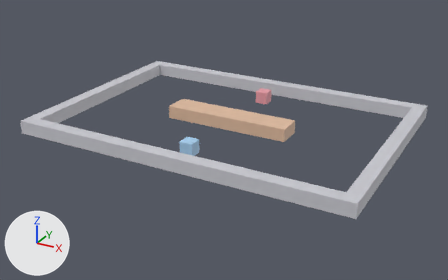
Renders of the Blender file examples/demo_nav2d/2D寻路示例.blend from each side of a commit.
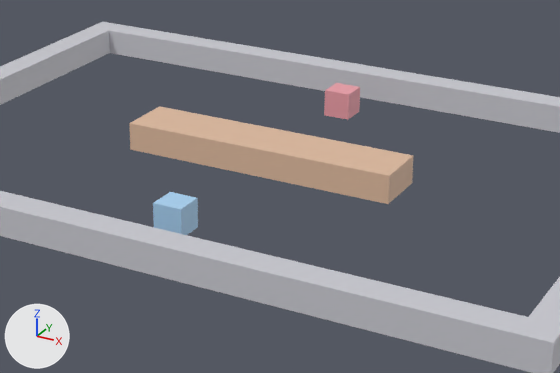
There are two pictures of each version: one whole from a 50 mm camera at (21.2, -39.5, 17.9) aimed at (-0.1, -0.8, -1.5), one close up on the part from 25% to 80% of the width and 18% to 78% of the height. Arrows for +X, +Y and +Z are at lower left; the lights stay in place. The older version's two pictures come first.

Names of what the first close-up shows: '中间障碍', '墙_上', '墙_下', '墙_右', '墙_左', '小玩家', '追踪者'.
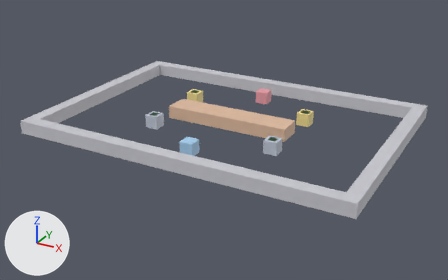
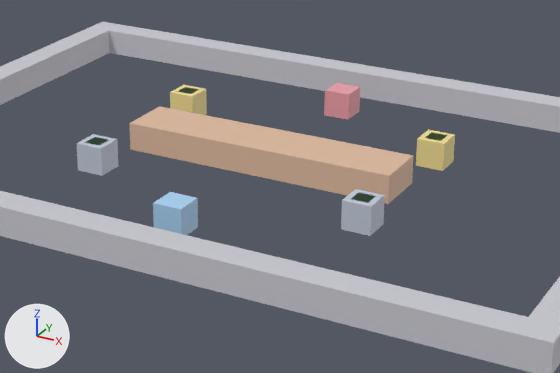
Changed parts and their boxes [x1, y1, x2, y2] in the close-ups (560 x 373 px):
'对照丁', added (pale blue)
    after: [341, 189, 385, 236]
'对照丙', added (pale blue)
    after: [77, 134, 119, 176]
'避障乙', added (yellow)
    after: [416, 130, 455, 171]
'避障甲', added (yellow)
    after: [170, 85, 207, 115]
'终点丙', added
    after: [352, 193, 376, 203]
'终点丁', added
    after: [87, 137, 108, 145]
'终点甲', added
    after: [425, 132, 446, 141]
'终点乙', added
    after: [179, 87, 199, 94]

Patch to the scene script:
```diff
--- a/examples/demo_nav2d/2D寻路示例.blend.py
+++ b/examples/demo_nav2d/2D寻路示例.blend.py
@@ mat_终点丁_材质 @@
+mat_终点丁_材质 = principled_material('终点丁_材质')
+mat_终点丁_材质.base_color = (0.45, 0.9, 0.5)  # green #b3f3bc
@@ mat_终点丙_材质 @@
+mat_终点丙_材质 = principled_material('终点丙_材质')
+mat_终点丙_材质.base_color = (0.45, 0.9, 0.5)  # green #b3f3bc
@@ mat_对照丁_材质 @@
+mat_对照丁_材质 = principled_material('对照丁_材质')
+mat_对照丁_材质.base_color = (0.55, 0.6, 0.7)  # pale blue #c4cbda
@@ mat_对照丙_材质 @@
+mat_对照丙_材质 = principled_material('对照丙_材质')
+mat_对照丙_材质.base_color = (0.55, 0.6, 0.7)  # pale blue #c4cbda
@@ mat_终点乙_材质 @@
+mat_终点乙_材质 = principled_material('终点乙_材质')
+mat_终点乙_材质.base_color = (0.45, 0.9, 0.5)  # green #b3f3bc
@@ mat_终点甲_材质 @@
+mat_终点甲_材质 = principled_material('终点甲_材质')
+mat_终点甲_材质.base_color = (0.45, 0.9, 0.5)  # green #b3f3bc
@@ mat_避障乙_材质 @@
+mat_避障乙_材质 = principled_material('避障乙_材质')
+mat_避障乙_材质.base_color = (0.9, 0.75, 0.3)  # yellow #f3e195
@@ mat_避障甲_材质 @@
+mat_避障甲_材质 = principled_material('避障甲_材质')
+mat_避障甲_材质.base_color = (0.9, 0.75, 0.3)  # yellow #f3e195
@@ me_cube_014 @@
+me_cube_014.from_pydata(...)  # a box spanning x -0.3..0.3, y -0.3..0.3, z -0.5..0.5
+me_cube_014.materials.append(mat_终点丁_材质)  # green #b3f3bc
@@ me_cube_013 @@
+me_cube_013.from_pydata(...)  # a box spanning x -0.3..0.3, y -0.3..0.3, z -0.5..0.5
+me_cube_013.materials.append(mat_终点丙_材质)  # green #b3f3bc
@@ me_cube_012 @@
+me_cube_012.from_pydata(...)  # a box spanning x -0.5..0.5, y -0.5..0.5, z -0.5..0.5
+me_cube_012.materials.append(mat_对照丁_材质)  # pale blue #c4cbda
@@ me_cube_011 @@
+me_cube_011.from_pydata(...)  # a box spanning x -0.5..0.5, y -0.5..0.5, z -0.5..0.5
+me_cube_011.materials.append(mat_对照丙_材质)  # pale blue #c4cbda
@@ me_cube_010 @@
+me_cube_010.from_pydata(...)  # a box spanning x -0.3..0.3, y -0.3..0.3, z -0.5..0.5
+me_cube_010.materials.append(mat_终点乙_材质)  # green #b3f3bc
@@ me_cube_009 @@
+me_cube_009.from_pydata(...)  # a box spanning x -0.3..0.3, y -0.3..0.3, z -0.5..0.5
+me_cube_009.materials.append(mat_终点甲_材质)  # green #b3f3bc
@@ me_cube_008 @@
+me_cube_008.from_pydata(...)  # a box spanning x -0.5..0.5, y -0.5..0.5, z -0.5..0.5
+me_cube_008.materials.append(mat_避障乙_材质)  # yellow #f3e195
@@ me_cube_007 @@
+me_cube_007.from_pydata(...)  # a box spanning x -0.5..0.5, y -0.5..0.5, z -0.5..0.5
+me_cube_007.materials.append(mat_避障甲_材质)  # yellow #f3e195
@@ ob_终点丁 @@
+ob_终点丁 = bpy.data.objects.new('终点丁', me_cube_014)
+ob_终点丁.location = (-5.0, -3.0, 0.0)
@@ ob_终点丙 @@
+ob_终点丙 = bpy.data.objects.new('终点丙', me_cube_013)
+ob_终点丙.location = (5.0, -3.0, 0.0)
@@ ob_对照丁 @@
+ob_对照丁 = bpy.data.objects.new('对照丁', me_cube_012)
+ob_对照丁.location = (5.0, -3.0, 0.0)
@@ ob_对照丙 @@
+ob_对照丙 = bpy.data.objects.new('对照丙', me_cube_011)
+ob_对照丙.location = (-5.0, -3.0, 0.0)
@@ ob_终点乙 @@
+ob_终点乙 = bpy.data.objects.new('终点乙', me_cube_010)
+ob_终点乙.location = (-5.0, 3.0, 0.0)
@@ ob_终点甲 @@
+ob_终点甲 = bpy.data.objects.new('终点甲', me_cube_009)
+ob_终点甲.location = (5.0, 3.0, 0.0)
@@ ob_避障乙 @@
+ob_避障乙 = bpy.data.objects.new('避障乙', me_cube_008)
+ob_避障乙.location = (5.0, 3.0, 0.0)
@@ ob_避障甲 @@
+ob_避障甲 = bpy.data.objects.new('避障甲', me_cube_007)
+ob_避障甲.location = (-5.0, 3.0, 0.0)
```
